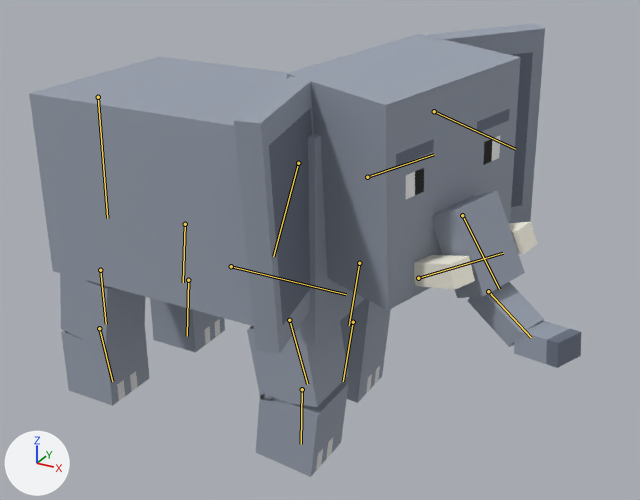
The glTF model 02 Animals/26-011 · African Elephant/blender/26-011 · African Elephant · Rig.glb: old version first, new version second.
The view is the same before and after, from a camera (50 mm lens) standing at (4.71, -6.71, 5.18) and looking at (1.06, -0.07, 1.85). Lighting does not change. The marker at lower left points along +X, +Y and +Z. The older version comes first. Both versions are drawn at frame 12 of the action 'idle'; the numbers are the values there. The bones that change, and the others that lie on the model, are drawn over the model as lines.

Objects in the first picture: 'VF · animal'.
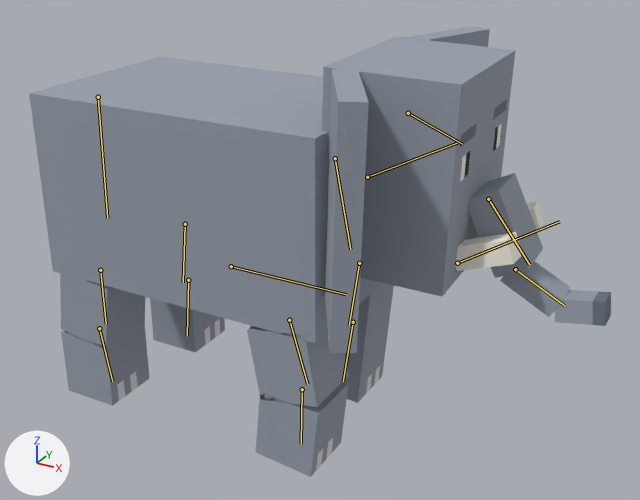
The change in detail:
Bone 'head' (bone_head) turns from (10, -4, -19) to (-2, 1, 2) degrees about its own x, y and z.
Bone 'ear_r' (bone_ear_r) turns from (-4, 13, -25) to (-2, 9, -18) degrees about its own x, y and z.

Pixel boxes (x1, y1, x2, y2) of what changed, in the pictures (640 x 500 px):
'VF · animal', posed: before (29, 23, 581, 477); after (29, 26, 611, 477)
bone 'head', root to tip: before (367, 177) to (434, 154); after (367, 177) to (457, 143)
bone 'ear_r', root to tip: before (434, 111) to (515, 149); after (408, 113) to (462, 144)
